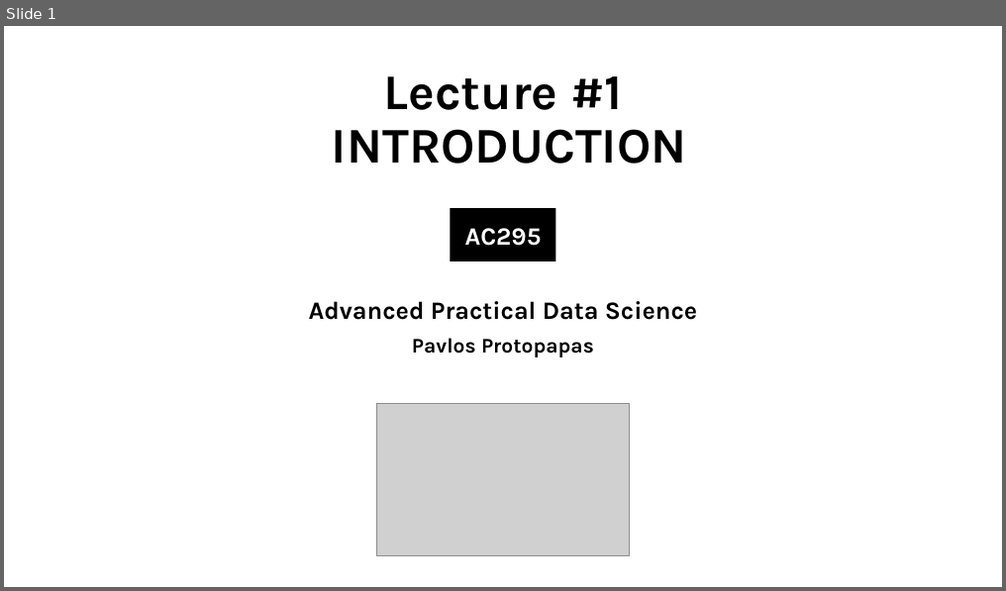
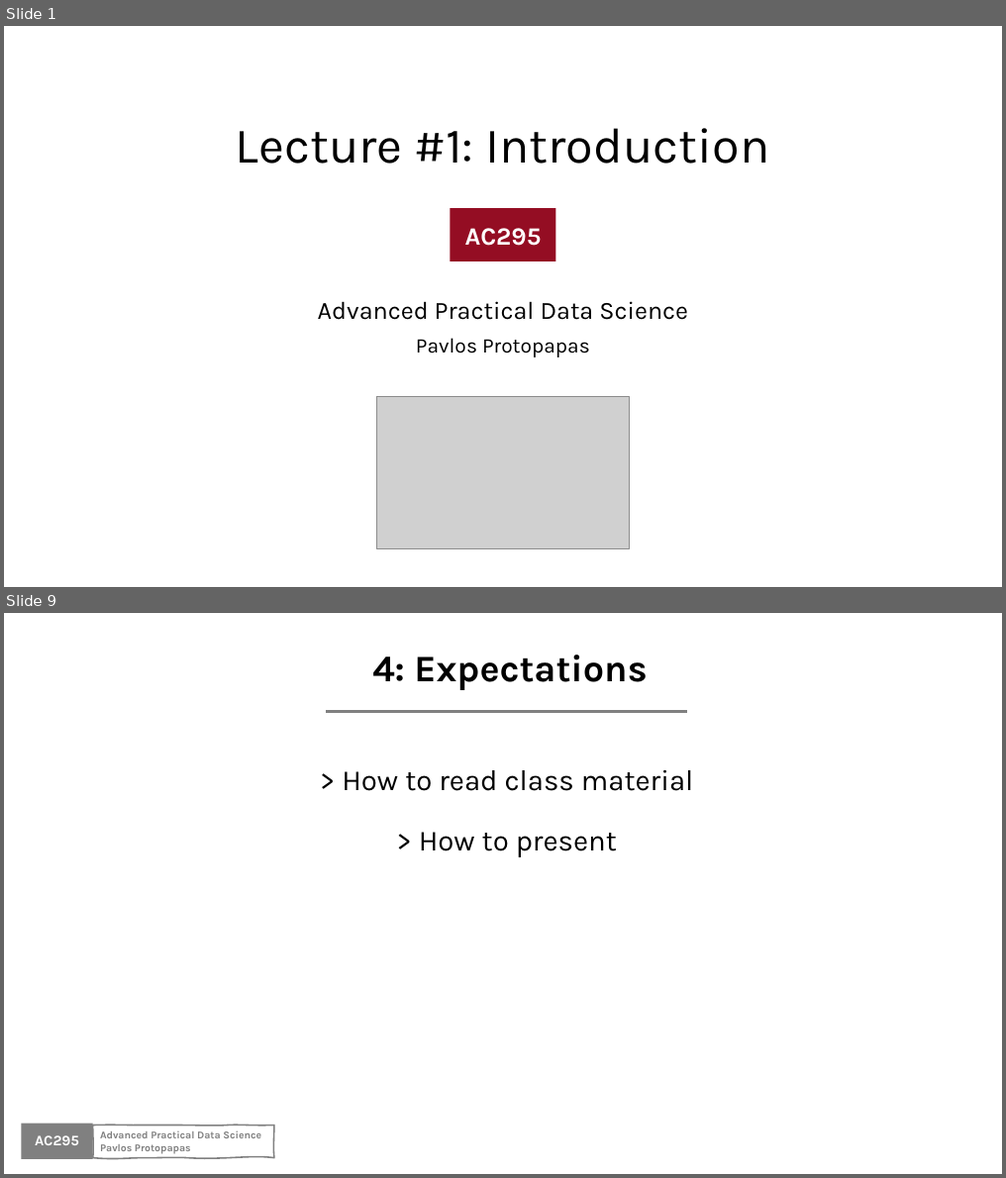
Before and after one commit to Harvard-IACS/2020-AC295, a slide deck: content/lectures/lecture1/presentation/lecture1_draft.pptx. Shown one above the other, each under a label of ours: slide 1 before the commit, slides 1 and 9 after it; the slides between them are not shown. The pictures are 1006x591 and 1006x1178 pixels, drawn with LibreOffice and Linux fonts; fonts in the diff are those of the drawing; grey boxes stand for pictures; background and template pictures are left out. Boxes give left, top, right and bottom in pixels: in the first picture for what was removed or moved away, otherwise in the second. Text is boxed around its words. In the diff, an @@ line names an element or a change of style, - is before the commit and + after.

```diff
--- a/content/lectures/lecture1/presentation/lecture1_draft.pptx
+++ b/content/lectures/lecture1/presentation/lecture1_draft.pptx
@@ slide 9 added at bbox=[4, 613, 1002, 1174], background #FFFFFF @@
@@ text added at bbox=[372, 655, 647, 690], 36 pt, text #000000, bold @@
+4: Expectations
@@ line added from (326, 711) to (687, 711), #808080 3 pt @@
@@ text added at bbox=[342, 769, 694, 858], 28 pt, text #000000 @@
+> How to read class material
+> How to present
@@ rectangle added at bbox=[21, 1124, 93, 1159], fill #808080 @@
@@ text added at bbox=[35, 1136, 79, 1146], 14 pt, text #FFFFFF, bold @@
+AC295
@@ freeform shape added at bbox=[93, 1126, 274, 1158], outline #808080 1.5 pt, 10 pt, text #808080, bold @@
+Advanced Practical Data Science
+Pavlos Protopapas
@@ slide 1 changed as well @@
@@ title at bbox=[236, 128, 769, 164]: text changed; bold off @@
-Lecture #1
-INTRODUCTION
+Lecture #1: Introduction
@@ rectangle at bbox=[450, 209, 556, 262]: fill #000000 to #940D23 @@
@@ subtitle at bbox=[318, 301, 688, 358]: bold off in "Advanced Practical Data Science", "Pavlos Protopapas" @@
@@ picture: place and size @@
-picture at bbox=[377, 404, 629, 556]
+picture at bbox=[377, 397, 629, 550]
```
Also in this commit, not shown: 2 other slides changed, 8 other slides added, 3 slides removed, 2 other files.
